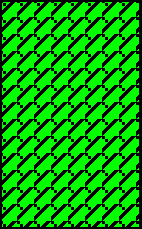
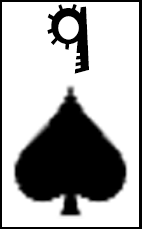
Revision of a layered 142 × 229 image; what changed, layer by layer:
hid "レイヤー 34" over (2, 2, 139, 227)
hid "レイヤー 35" over (2, 2, 139, 227)
showed group "マーク" (16 layers) over (5, 75, 136, 224)
added group "スペード" with 2 layers in group "クロスート" over (6, 77, 135, 224)
showed "スぺード のコピー", moved it into group "スペード" over (11, 82, 130, 219)
added layer "9" (1st of 2, in "ナンバー") in group "ナンバー" over (47, 4, 89, 74)
showed "背景" over (2, 2, 139, 227)
